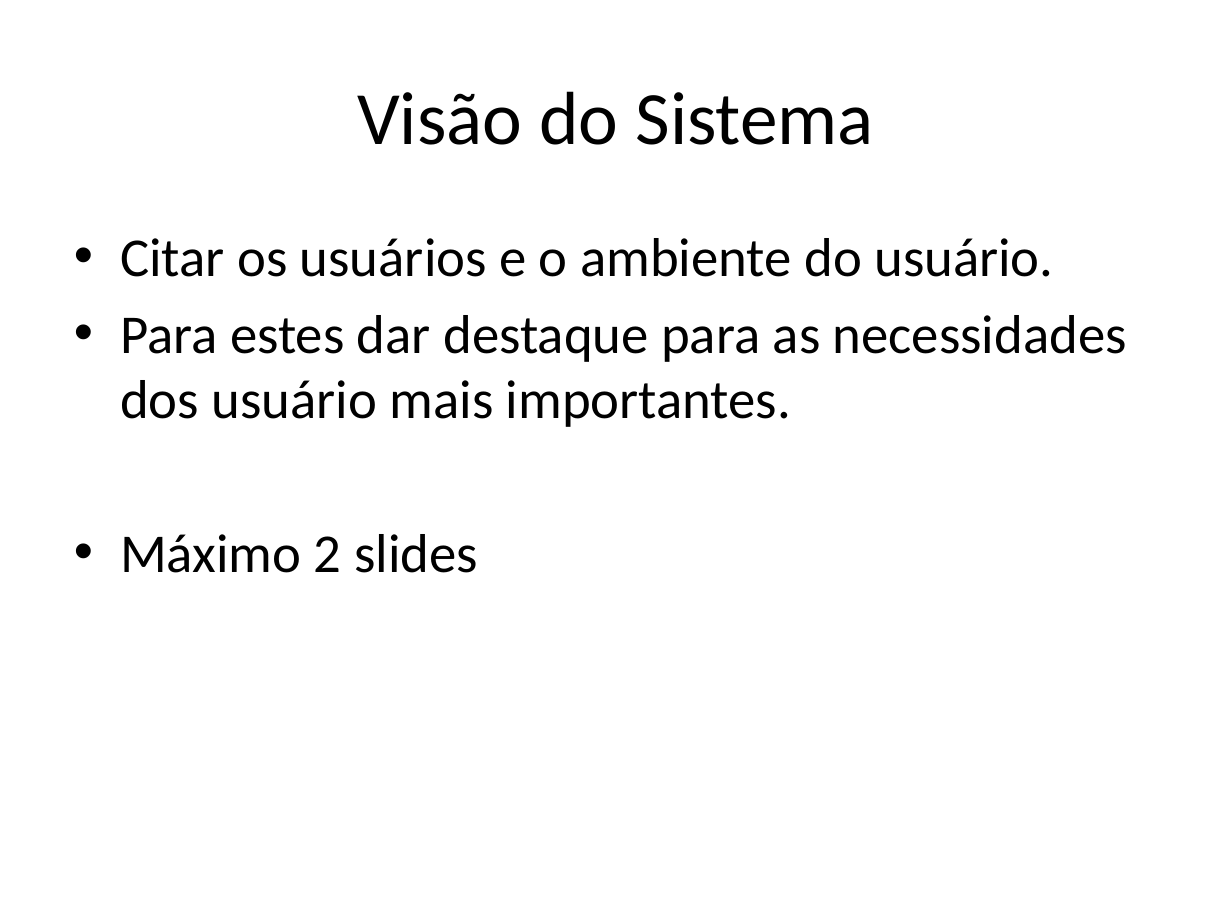
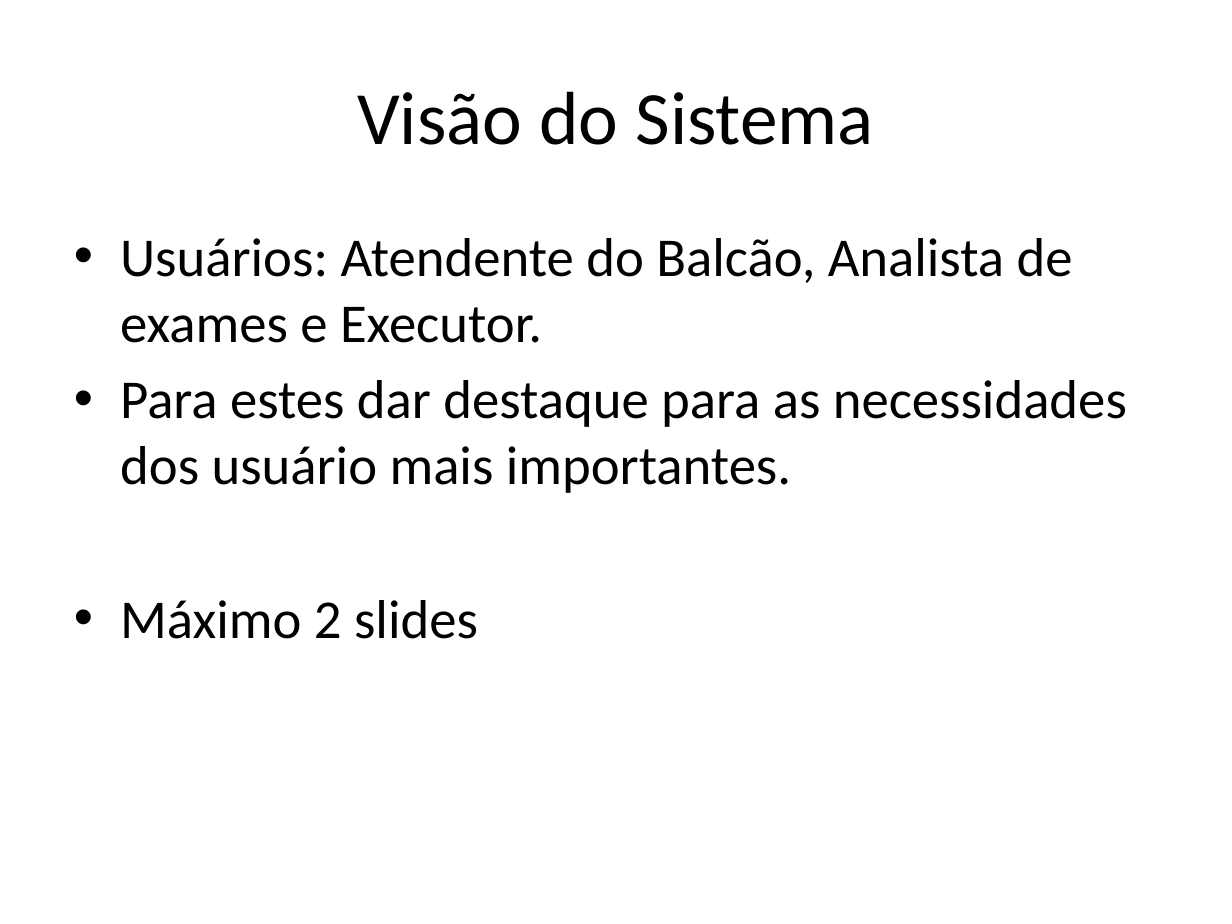
Before and after one commit to kokmz/TCCHUE, a slide deck: slide 4 of documentacao/G4_Apresentacao2sem2014_Final.pptx (slide 3 before the commit). Drawn at 1232x924 pixels with LibreOffice and Linux fonts; fonts in the diff are those of the drawing; background and template pictures are left out. Boxes give left, top, right and bottom in pixels: in the first picture for what was removed or moved away, otherwise in the second. Text is boxed around its words. In the diff, an @@ line names an element or a change of style, - is before the commit and + after.

```diff
--- a/documentacao/G4_Apresentacao2sem2014_Final.pptx
+++ b/documentacao/G4_Apresentacao2sem2014_Final.pptx
@@ text at box(120, 238, 1073, 343): text changed @@
-• Citar os usuários e o ambiente do usuário.
+• Usuários: Atendente do Balcão, Analista de exames e Executor.
```
Also in this commit, not shown: 2 other slides changed, 13 slides added, 5 slides removed.
